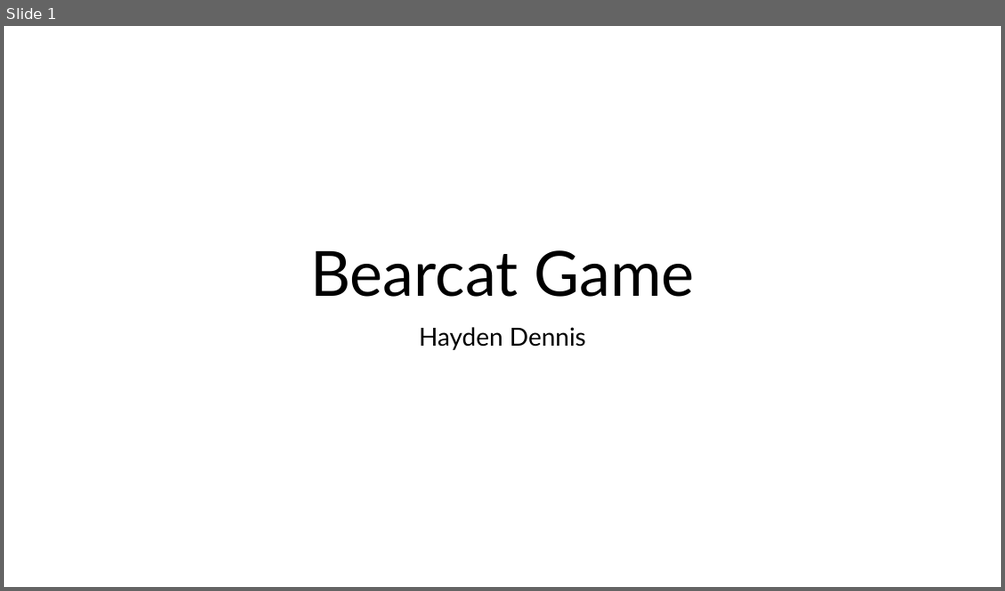
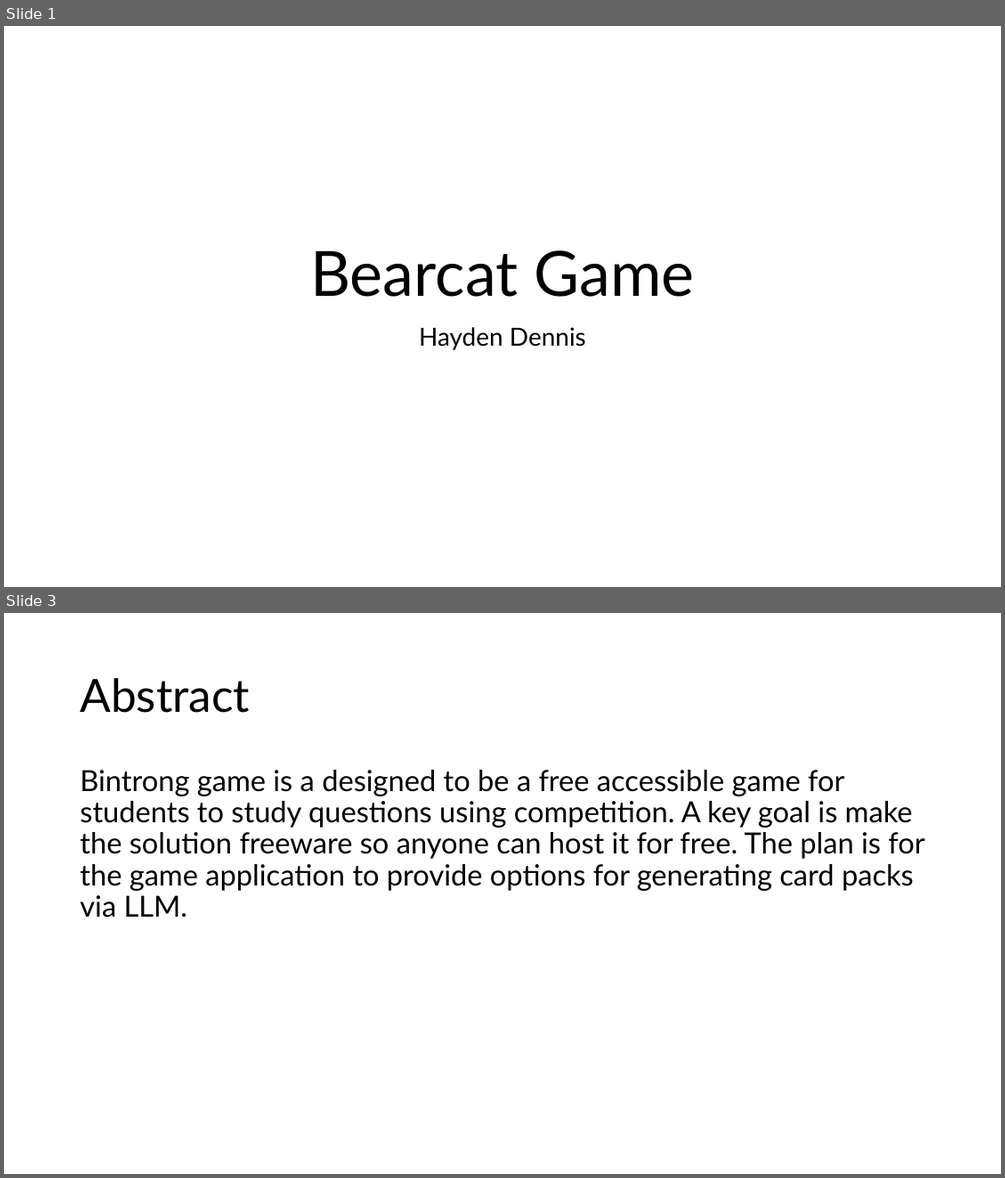
Before and after one commit to HDTHREE/bintrong_game, a slide deck: design_presentation.pptx. Shown one above the other, each under a label of ours: slide 1 before the commit, slides 1 and 3 after it; the slides between them are not shown. The pictures are 1005x591 and 1005x1178 pixels, drawn with LibreOffice and Linux fonts; fonts in the diff are those of the drawing. Boxes give left, top, right and bottom in pixels: in the first picture for what was removed or moved away, otherwise in the second. Text is boxed around its words. In the diff, an @@ line names an element or a change of style, - is before the commit and + after.

```diff
--- a/design_presentation.pptx
+++ b/design_presentation.pptx
@@ slide 3 added at bbox=[4, 613, 1001, 1174], background #FFFFFF @@
@@ title added at bbox=[80, 678, 250, 713], 44 pt, text #000000 @@
+Abstract
@@ text added at bbox=[80, 770, 924, 917], 28 pt, text #000000 @@
+Bintrong game is a designed to be a free accessible game for students to study questions using competition. A key goal is make the solution freeware so anyone can host it for free. The plan is for the game application to provide options for generating card packs via LLM.
```
Also in this commit, not shown: 4 slides changed, 4 other slides added, 3 slides removed, 1 other file.
